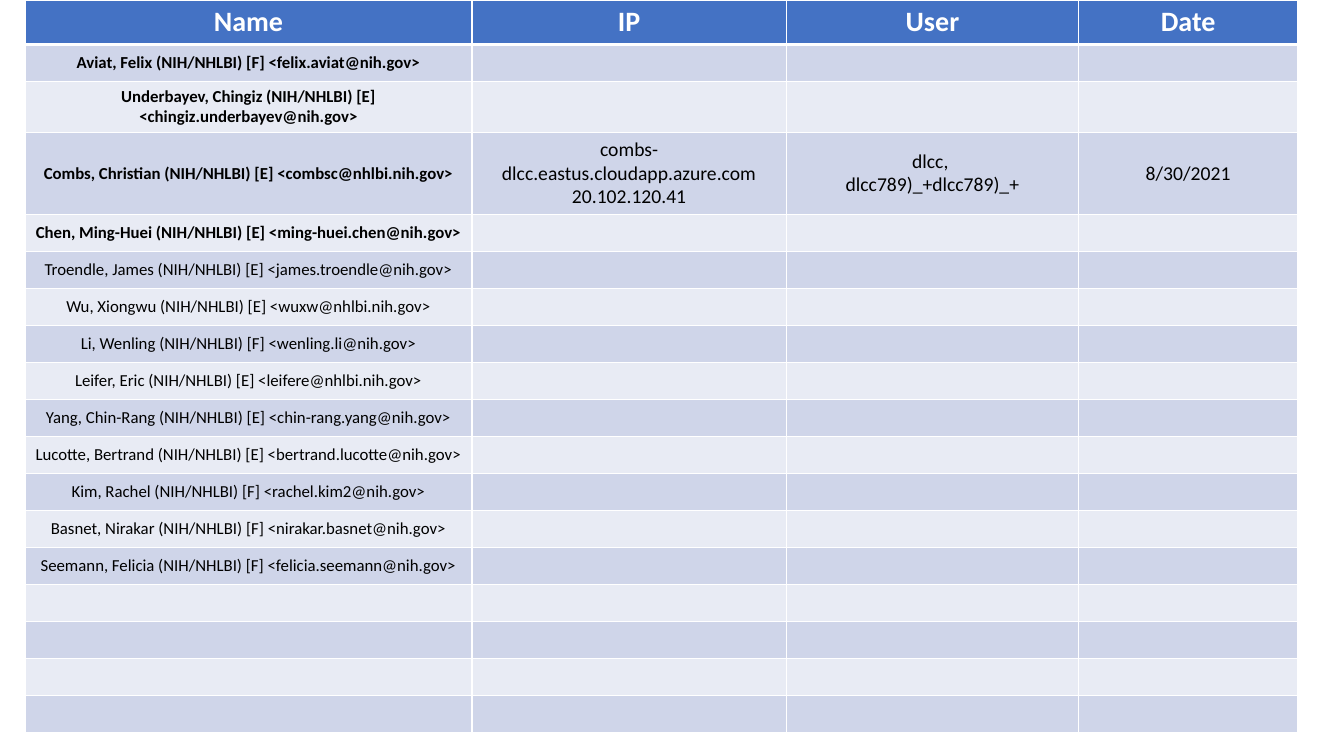
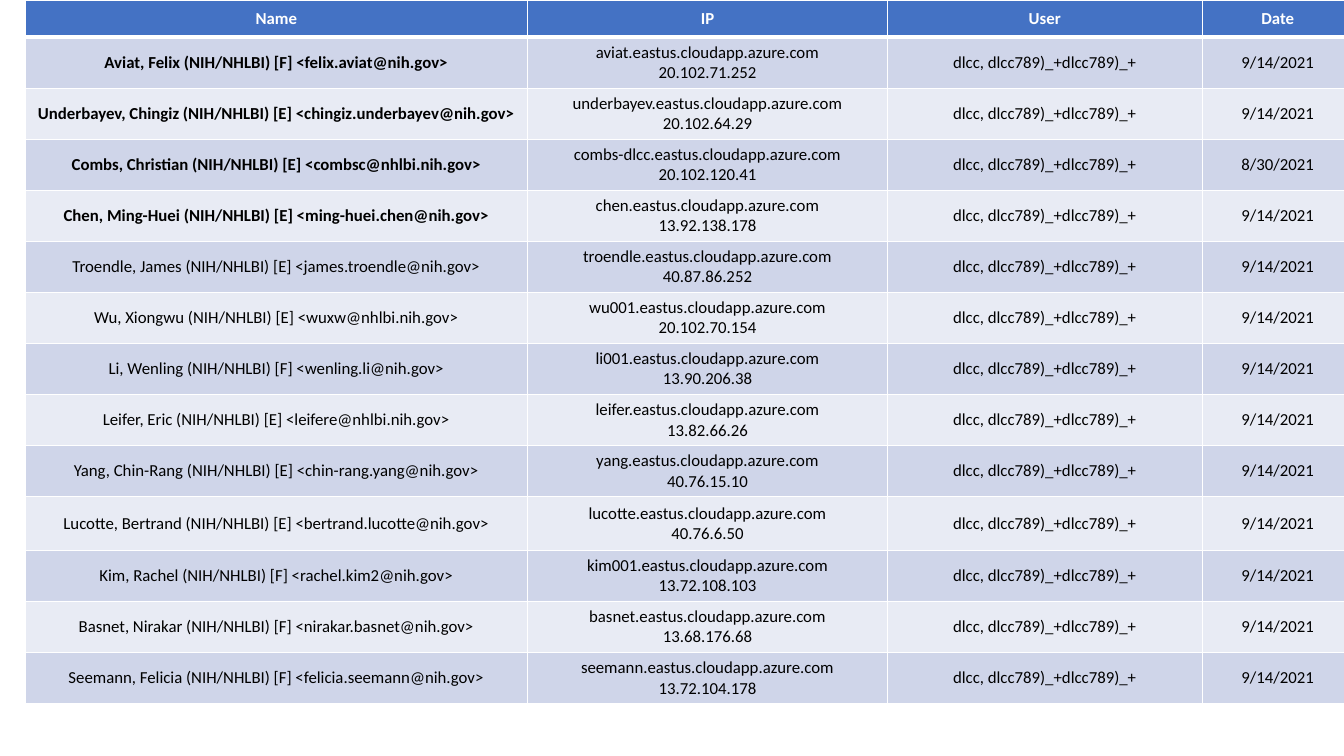
Before and after one commit to NHLBI-MR/DeepLearningCrashCourse_Fall_2021, a slide deck: slide 1 of VM_list.pptx. Drawn at 1344x756 pixels with LibreOffice and Linux fonts; fonts in the diff are those of the drawing. Boxes give left, top, right and bottom in pixels: in the first picture for what was removed or moved away, otherwise in the second. Text is boxed around its words. In the diff, an @@ line names an element or a change of style, - is before the commit and + after.

Commit message:
start VMs for people

```diff
--- a/VM_list.pptx
+++ b/VM_list.pptx
@@ table at (25, 0, 1344, 698) @@
-row 2: Aviat, Felix (NIH/NHLBI) [F] <felix.aviat@nih.gov> |  |  | 
-row 3: Underbayev, Chingiz (NIH/NHLBI) [E] <chingiz.underbayev@nih.gov> |  |  | 
-row 4: Combs, Christian (NIH/NHLBI) [E] <combsc@nhlbi.nih.gov> | combs-dlcc.eastus.cloudapp.azure.com / 20.102.120.41 | dlcc, / dlcc789)_+dlcc789)_+ | 8/30/2021
-row 5: Chen, Ming-Huei (NIH/NHLBI) [E] <ming-huei.chen@nih.gov> |  |  | 
-row 6: Troendle, James (NIH/NHLBI) [E] <james.troendle@nih.gov> |  |  | 
-row 7: Wu, Xiongwu (NIH/NHLBI) [E] <wuxw@nhlbi.nih.gov> |  |  | 
-row 8: Li, Wenling (NIH/NHLBI) [F] <wenling.li@nih.gov> |  |  | 
-row 9: Leifer, Eric (NIH/NHLBI) [E] <leifere@nhlbi.nih.gov> |  |  | 
-row 10: Yang, Chin-Rang (NIH/NHLBI) [E] <chin-rang.yang@nih.gov> |  |  | 
-row 11: Lucotte, Bertrand (NIH/NHLBI) [E] <bertrand.lucotte@nih.gov> |  |  | 
-row 12: Kim, Rachel (NIH/NHLBI) [F] <rachel.kim2@nih.gov> |  |  | 
-row 13: Basnet, Nirakar (NIH/NHLBI) [F] <nirakar.basnet@nih.gov> |  |  | 
-row 14: Seemann, Felicia (NIH/NHLBI) [F] <felicia.seemann@nih.gov> |  |  | 
-row 15:  |  |  | 
-row 16:  |  |  | 
-row 17:  |  |  | 
-row 18:  |  |  | 
+row 2: Aviat, Felix (NIH/NHLBI) [F] <felix.aviat@nih.gov> | aviat.eastus.cloudapp.azure.com / 20.102.71.252 | dlcc, dlcc789)_+dlcc789)_+ | 9/14/2021
+row 3: Underbayev, Chingiz (NIH/NHLBI) [E] <chingiz.underbayev@nih.gov> | underbayev.eastus.cloudapp.azure.com / 20.102.64.29 | dlcc, dlcc789)_+dlcc789)_+ | 9/14/2021
+row 4: Combs, Christian (NIH/NHLBI) [E] <combsc@nhlbi.nih.gov> | combs-dlcc.eastus.cloudapp.azure.com / 20.102.120.41 | dlcc, dlcc789)_+dlcc789)_+ | 8/30/2021
+row 5: Chen, Ming-Huei (NIH/NHLBI) [E] <ming-huei.chen@nih.gov> | chen.eastus.cloudapp.azure.com / 13.92.138.178 | dlcc, dlcc789)_+dlcc789)_+ | 9/14/2021
+row 6: Troendle, James (NIH/NHLBI) [E] <james.troendle@nih.gov> | troendle.eastus.cloudapp.azure.com / 40.87.86.252 | dlcc, dlcc789)_+dlcc789)_+ | 9/14/2021
+row 7: Wu, Xiongwu (NIH/NHLBI) [E] <wuxw@nhlbi.nih.gov> | wu001.eastus.cloudapp.azure.com / 20.102.70.154 | dlcc, dlcc789)_+dlcc789)_+ | 9/14/2021
+row 8: Li, Wenling (NIH/NHLBI) [F] <wenling.li@nih.gov> | li001.eastus.cloudapp.azure.com / 13.90.206.38 | dlcc, dlcc789)_+dlcc789)_+ | 9/14/2021
+row 9: Leifer, Eric (NIH/NHLBI) [E] <leifere@nhlbi.nih.gov> | leifer.eastus.cloudapp.azure.com / 13.82.66.26 | dlcc, dlcc789)_+dlcc789)_+ | 9/14/2021
+row 10: Yang, Chin-Rang (NIH/NHLBI) [E] <chin-rang.yang@nih.gov> | yang.eastus.cloudapp.azure.com / 40.76.15.10 | dlcc, dlcc789)_+dlcc789)_+ | 9/14/2021
+row 11: Lucotte, Bertrand (NIH/NHLBI) [E] <bertrand.lucotte@nih.gov> | lucotte.eastus.cloudapp.azure.com / 40.76.6.50 | dlcc, dlcc789)_+dlcc789)_+ | 9/14/2021
+row 12: Kim, Rachel (NIH/NHLBI) [F] <rachel.kim2@nih.gov> | kim001.eastus.cloudapp.azure.com / 13.72.108.103 | dlcc, dlcc789)_+dlcc789)_+ | 9/14/2021
+row 13: Basnet, Nirakar (NIH/NHLBI) [F] <nirakar.basnet@nih.gov> | basnet.eastus.cloudapp.azure.com / 13.68.176.68 | dlcc, dlcc789)_+dlcc789)_+ | 9/14/2021
+row 14: Seemann, Felicia (NIH/NHLBI) [F] <felicia.seemann@nih.gov> | seemann.eastus.cloudapp.azure.com / 13.72.104.178 | dlcc, dlcc789)_+dlcc789)_+ | 9/14/2021
@@ table: place and size @@
-table at (25, 0, 1298, 744)
+table at (25, 0, 1344, 698)
```
